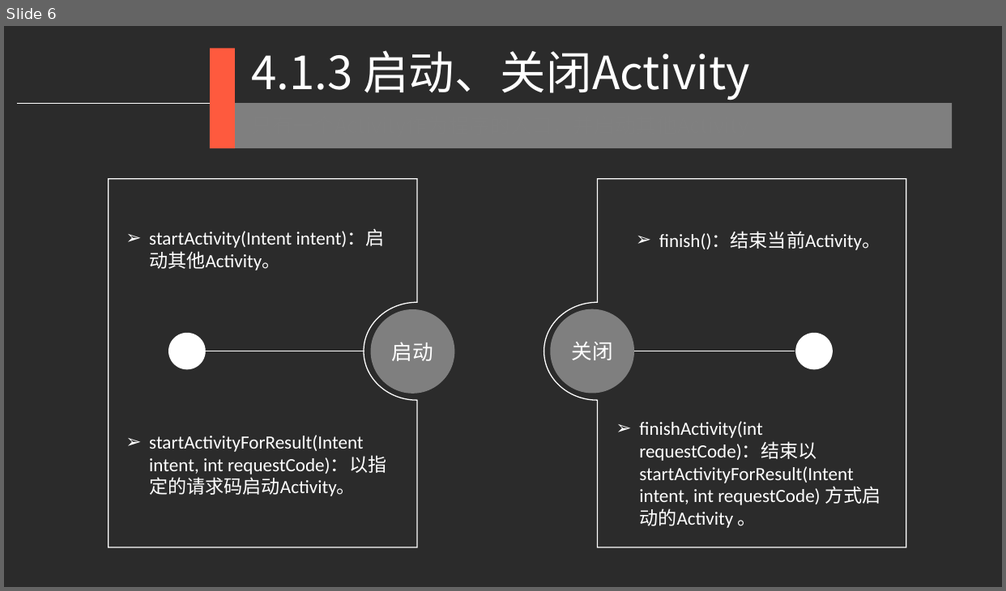
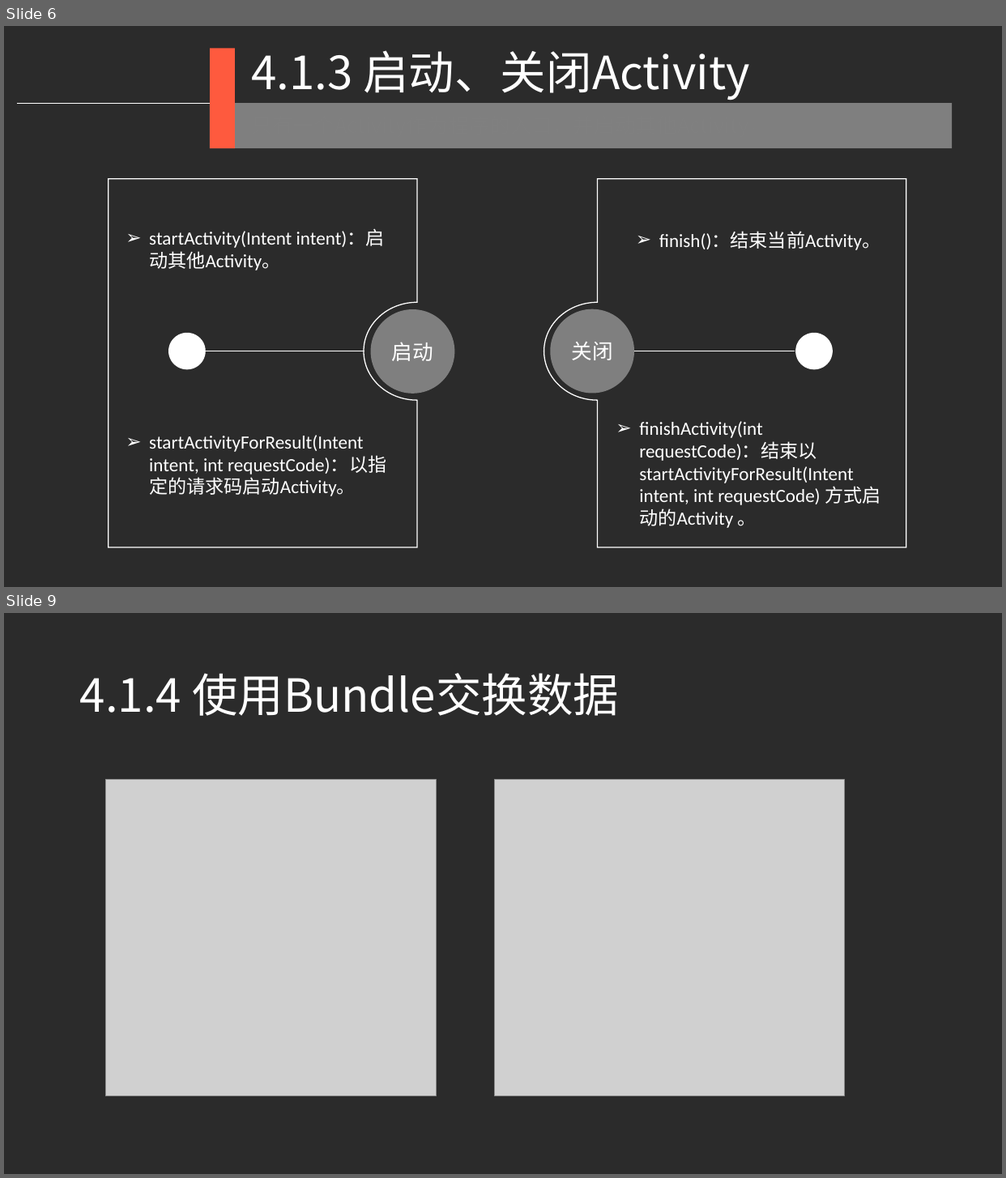
Before and after one commit to djuanbei/18Android1, a slide deck: ppt/ch4.pptx. Shown one above the other, each under a label of ours: slide 6 before the commit, slides 6 and 9 after it; the slides between them are not shown. The pictures are 1006x591 and 1006x1178 pixels, drawn with LibreOffice and Linux fonts; fonts in the diff are those of the drawing; grey boxes stand for pictures; background and template pictures are left out; a plain dark background stands for a picture behind light text. Boxes give left, top, right and bottom in pixels: in the first picture for what was removed or moved away, otherwise in the second. Text is boxed around its words. In the diff, an @@ line names an element or a change of style, - is before the commit and + after.

```diff
--- a/ppt/ch4.pptx
+++ b/ppt/ch4.pptx
@@ slide 9 added at <box>4,613,1002,1174</box>, background picture (left out) @@
@@ title added at <box>80,673,619,716</box>, 44 pt, text #FFFFFF @@
+4.1.4 使用Bundle交换数据
@@ picture added at <box>105,780,436,1097</box> @@
@@ picture added at <box>494,780,844,1097</box> @@
```
Also in this commit, not shown: 2 slides changed.
